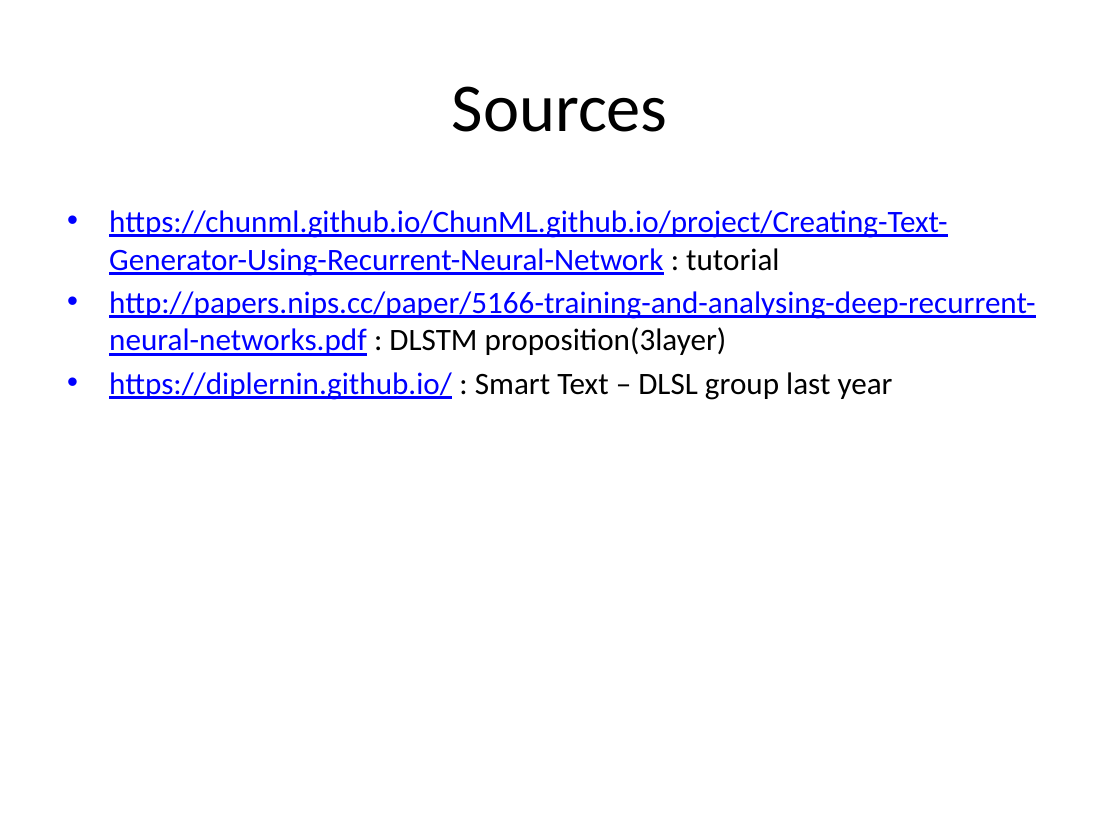
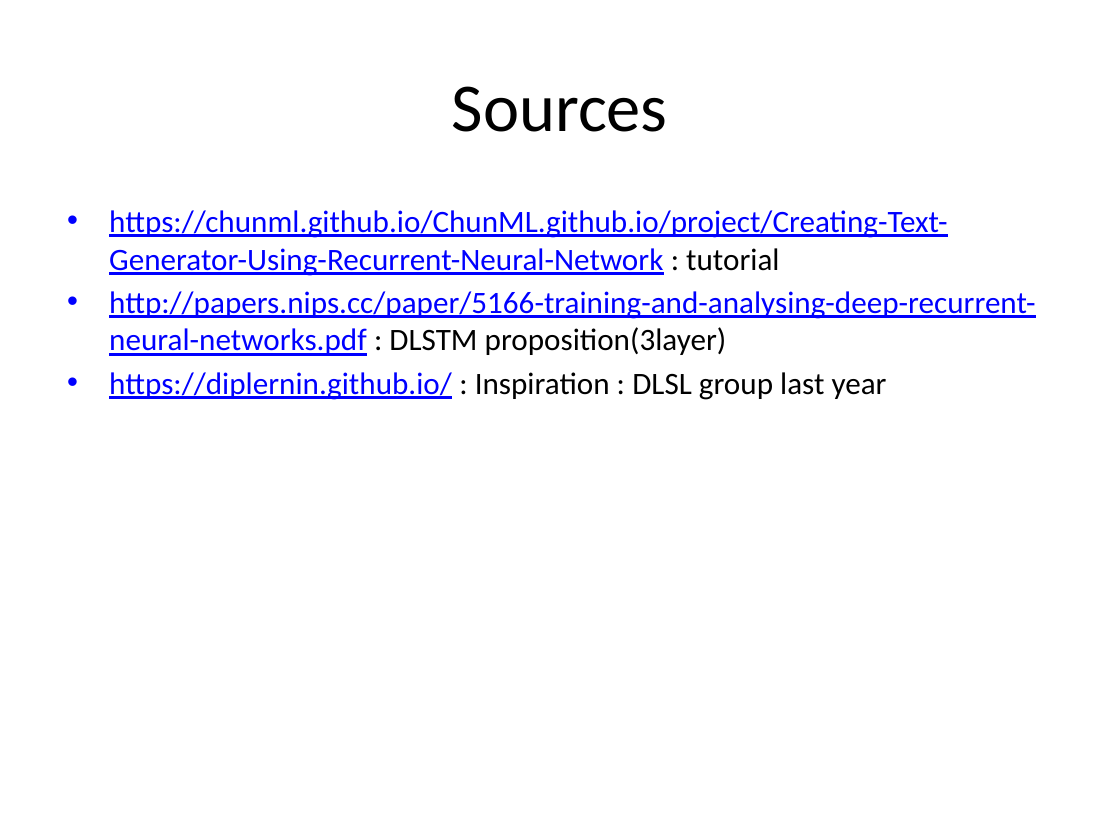
Before and after one commit to telecombcn-dl/2017-dlai-team8, a slide deck: slide 16 of Creative Writing 101.pptx (slide 13 before the commit). Drawn at 1120x840 pixels with LibreOffice and Linux fonts; fonts in the diff are those of the drawing. Boxes give left, top, right and bottom in pixels: in the first picture for what was removed or moved away, otherwise in the second. Text is boxed around its words. In the diff, an @@ line names an element or a change of style, - is before the commit and + after.

```diff
--- a/Creative Writing 101.pptx
+++ b/Creative Writing 101.pptx
@@ text at [109, 372, 887, 400]: text changed; text colour #0000FF to #000000 @@
-• https://diplernin.github.io/ : Smart Text – DLSL group last year
+• https://diplernin.github.io/ : Inspiration : DLSL group last year
```
Also in this commit, not shown: 1 other slide changed, 4 slides added, 1 slide removed, 1 other file.
